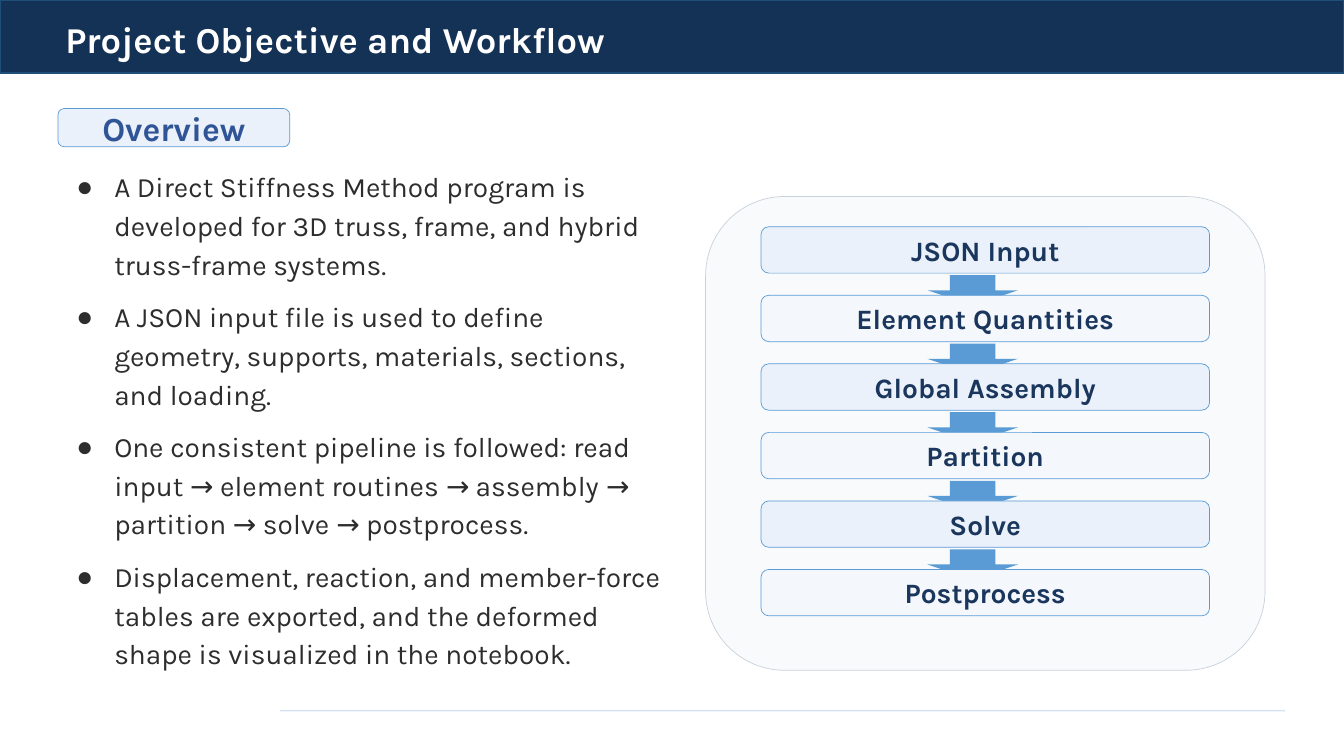
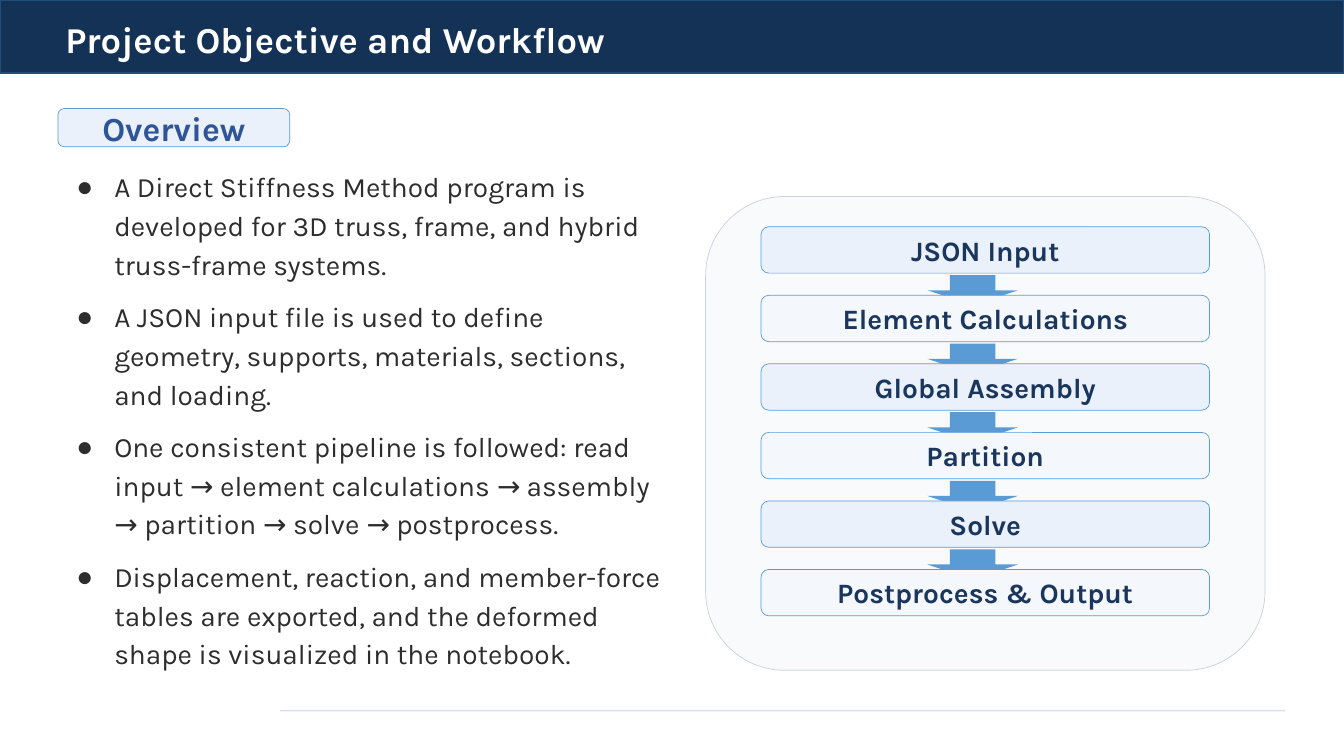
Before and after one commit to yousertin/MSA-Project, a slide deck: slide 2 of presentation/MSA_Project_Presentation.pptx. Drawn at 1344x756 pixels with LibreOffice and Linux fonts; fonts in the diff are those of the drawing; background and template pictures are left out. Boxes give left, top, right and bottom in pixels: in the first picture for what was removed or moved away, otherwise in the second. Text is boxed around its words. In the diff, an @@ line names an element or a change of style, - is before the commit and + after.

```diff
--- a/presentation/MSA_Project_Presentation.pptx
+++ b/presentation/MSA_Project_Presentation.pptx
@@ text in rounded rectangle at box(843, 309, 1128, 330): text changed @@
-Element Quantities
+Element Calculations
@@ text at box(114, 437, 650, 541): text changed @@
-● One consistent pipeline is followed: read input → element routines → assembly → partition → solve → postprocess.
+● One consistent pipeline is followed: read input → element calculations → assembly → partition → solve → postprocess.
@@ text in rounded rectangle at box(837, 584, 1133, 610): text changed @@
-Postprocess
+Postprocess & Output
```
Also in this commit, not shown: 3 other slides changed, 25 other files.
